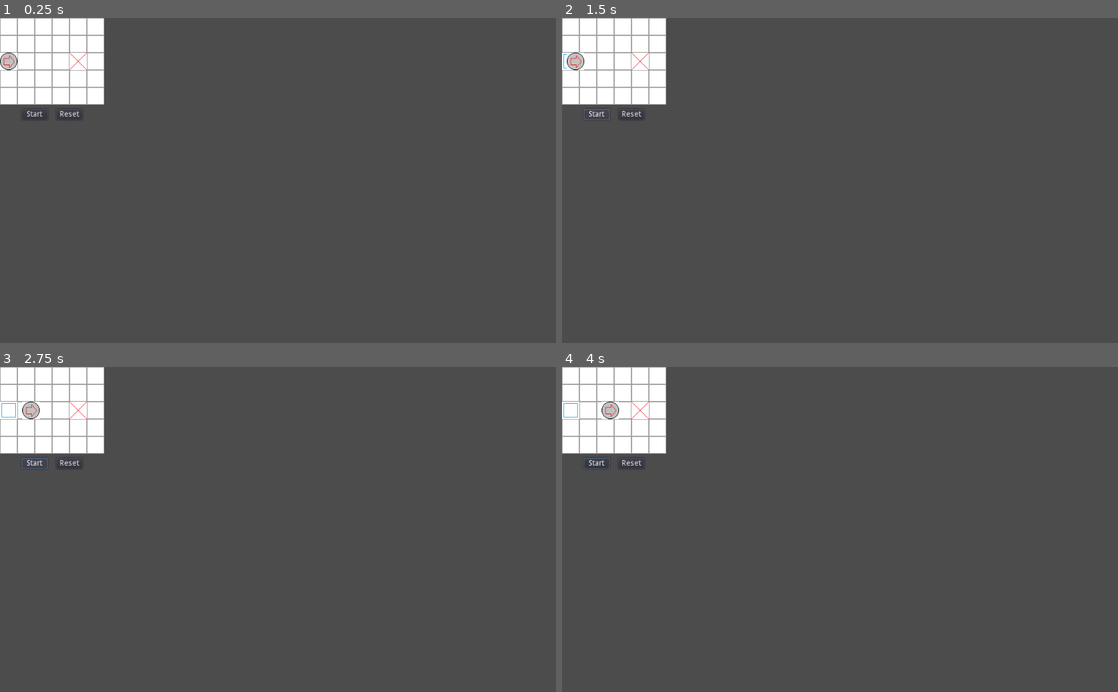
Above: before the commit, frames 1-4 (two rows, left to right).
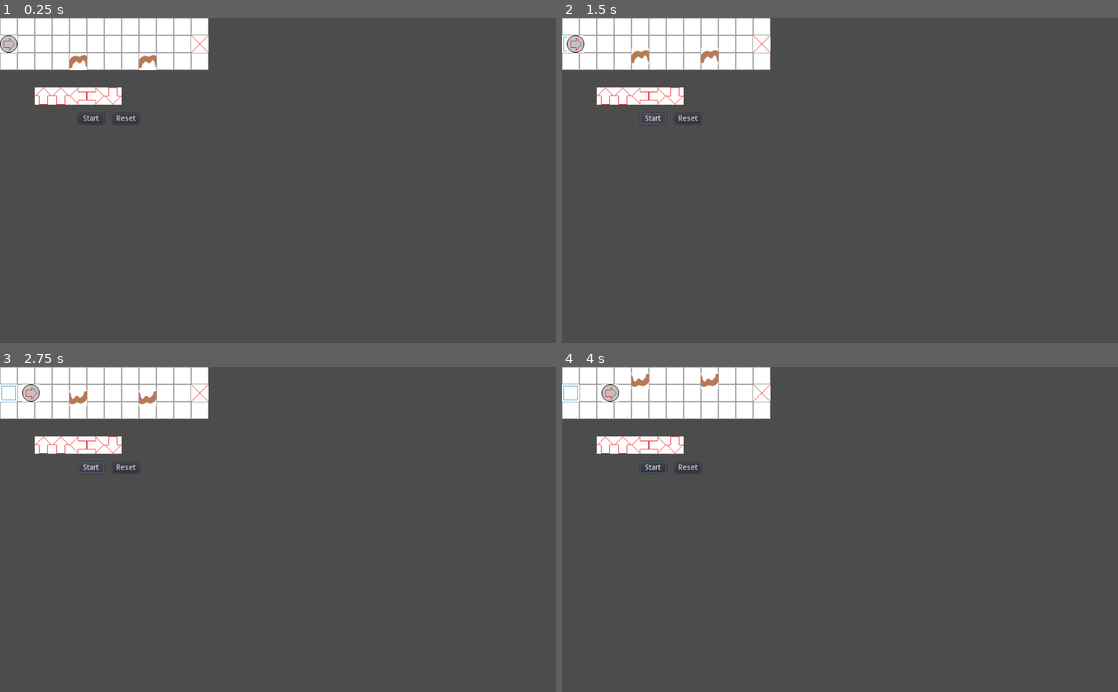
Above: after the commit, the same moments.

Repository: timmmmmb/VimJam2020
Game: Godot game, scene res://Scenes/TimLevelScene.tscn
Two runs of this game, one before a commit and one after it. Both use one fixed random seed, a clock stepped at 60 frames per second and the inputs below. This scene is started directly instead of the project's main scene.
Inputs (mouse positions are in pixels of both pictures, inside the frame that each line leads up to):
- Up to frame 1 (0.25 s): no input
- Up to frame 2 (1.5 s): click "Reset" at 0.5 s; click "Start" at 1.25 s
- Up to frame 3 (2.75 s): click "Start" at 2 s
- Up to frame 4 (4 s): click "Start" at 2.75 s; move the mouse to (962, 513) at 3.52 s; click (962, 513) at 3.6 s

The runs differ from the first frame. In frame 1, 5.2% of the frame differs, in the area x 0-38%, y 0-33%; in frame 2, 5.3%; in frame 3, 5.4%; in frame 4, 5.4%.

Commit message:
Eagles are now detected automatically

Diff:
--- a/Game/Scenes/BaseLevelScene.gd
+++ b/Game/Scenes/BaseLevelScene.gd
@@ -7,24 +7,23 @@
 	WON
 }
 var current_state = INITIAL
-export (Array, NodePath) var eagles = []
 
 func start():
 	current_state = RUNNING
 	$Pigeon.start()
-	for eagle in eagles:
-		get_node(eagle).start()
+	for eagle in get_tree().get_nodes_in_group("Eagle"):
+		eagle.start()
 	$Pigeon.raise()
 
 func _on_Pigeon_lost():
-	for eagle in eagles:
-		get_node(eagle).stop()
+	for eagle in get_tree().get_nodes_in_group("Eagle"):
+		eagle.stop()
 	current_state = LOST
 
 
 func _on_Pigeon_finished():
-	for eagle in eagles:
-		get_node(eagle).stop()
+	for eagle in get_tree().get_nodes_in_group("Eagle"):
+		eagle.stop()
 	current_state = WON
 
 
--- a/Game/Scenes/TimLevelScene.tscn
+++ b/Game/Scenes/TimLevelScene.tscn
@@ -1,5 +1,55 @@
-[gd_scene load_steps=2 format=2]
+[gd_scene load_steps=4 format=2]
 
 [ext_resource path="res://Scenes/BaseLevelScene.tscn" type="PackedScene" id=1]
+[ext_resource path="res://Scenes/Direction.tscn" type="PackedScene" id=2]
+[ext_resource path="res://Scenes/Eagle.tscn" type="PackedScene" id=3]
 
 [node name="BaseLevelScene" instance=ExtResource( 1 )]
+
+[node name="TileMap" parent="." index="0"]
+tile_data = PoolIntArray( 0, 2, 0, 1, 2, 0, 2, 2, 0, 3, 2, 0, 4, 2, 0, 5, 2, 0, 6, 2, 0, 7, 2, 0, 8, 2, 0, 9, 2, 0, 10, 2, 0, 11, 2, 0, 65536, 2, 0, 65537, 2, 0, 65538, 2, 0, 65539, 2, 0, 65540, 2, 0, 65541, 2, 0, 65542, 2, 0, 65543, 2, 0, 65544, 2, 0, 65545, 2, 0, 65546, 2, 0, 65547, 2, 0, 131072, 2, 0, 131073, 2, 0, 131074, 2, 0, 131075, 2, 0, 131076, 2, 0, 131077, 2, 0, 131078, 2, 0, 131079, 2, 0, 131080, 2, 0, 131081, 2, 0, 131082, 2, 0, 131083, 2, 0 )
+
+[node name="StartPosition" parent="." index="1"]
+position = Vector2( 16, 48 )
+
+[node name="Goal" parent="." index="2"]
+position = Vector2( 368, 48 )
+
+[node name="Pigeon" parent="." index="3"]
+position = Vector2( 16, 48 )
+
+[node name="StartButton" parent="." index="4"]
+margin_left = 144.0
+margin_top = 176.0
+margin_right = 192.0
+margin_bottom = 196.0
+
+[node name="ResetButton" parent="." index="5"]
+margin_left = 208.0
+margin_top = 176.0
+margin_right = 256.0
+margin_bottom = 196.0
+
+[node name="Eagle" parent="." index="6" instance=ExtResource( 3 )]
+position = Vector2( 272, 80 )
+
+[node name="Eagle2" parent="." index="7" instance=ExtResource( 3 )]
+position = Vector2( 144, 80 )
+
+[node name="Direction" parent="." index="8" instance=ExtResource( 2 )]
+position = Vector2( 80, 144 )
+
+[node name="Direction2" parent="." index="9" instance=ExtResource( 2 )]
+position = Vector2( 176, 144 )
+rotation = 1.5708
+
+[node name="Direction3" parent="." index="10" instance=ExtResource( 2 )]
+position = Vector2( 144, 144 )
+rotation = -1.5708
+
+[node name="Direction4" parent="." index="11" instance=ExtResource( 2 )]
+position = Vector2( 112, 144 )
+
+[node name="Direction5" parent="." index="12" instance=ExtResource( 2 )]
+position = Vector2( 208, 144 )
+rotation = 3.14159
